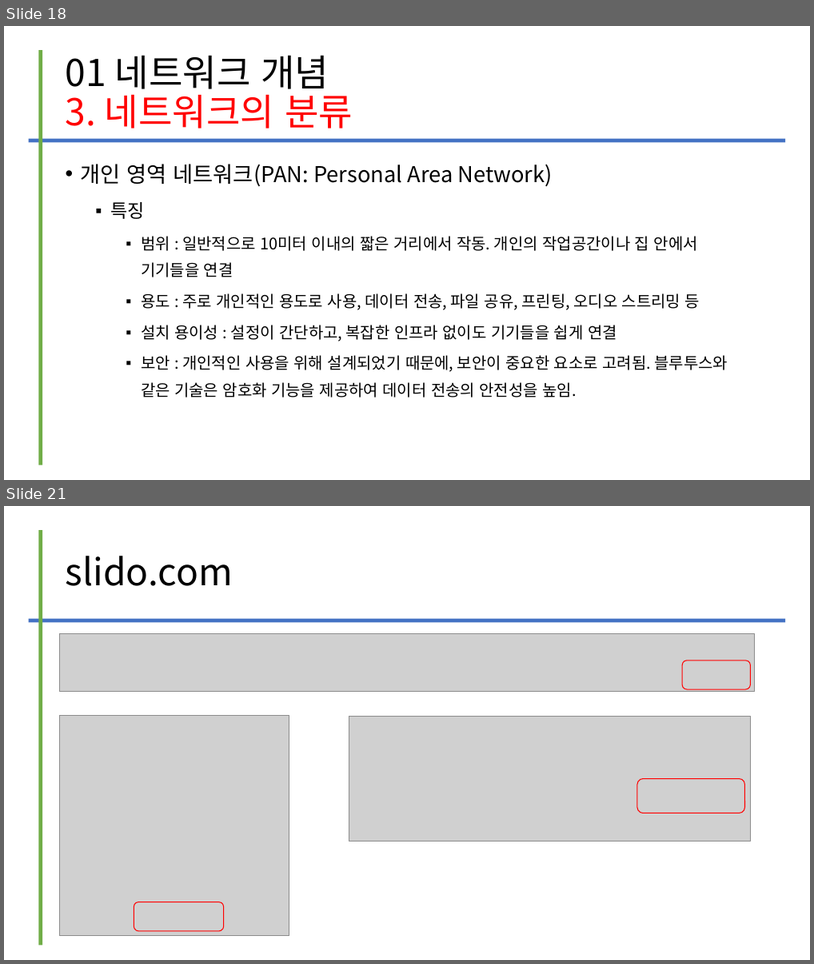
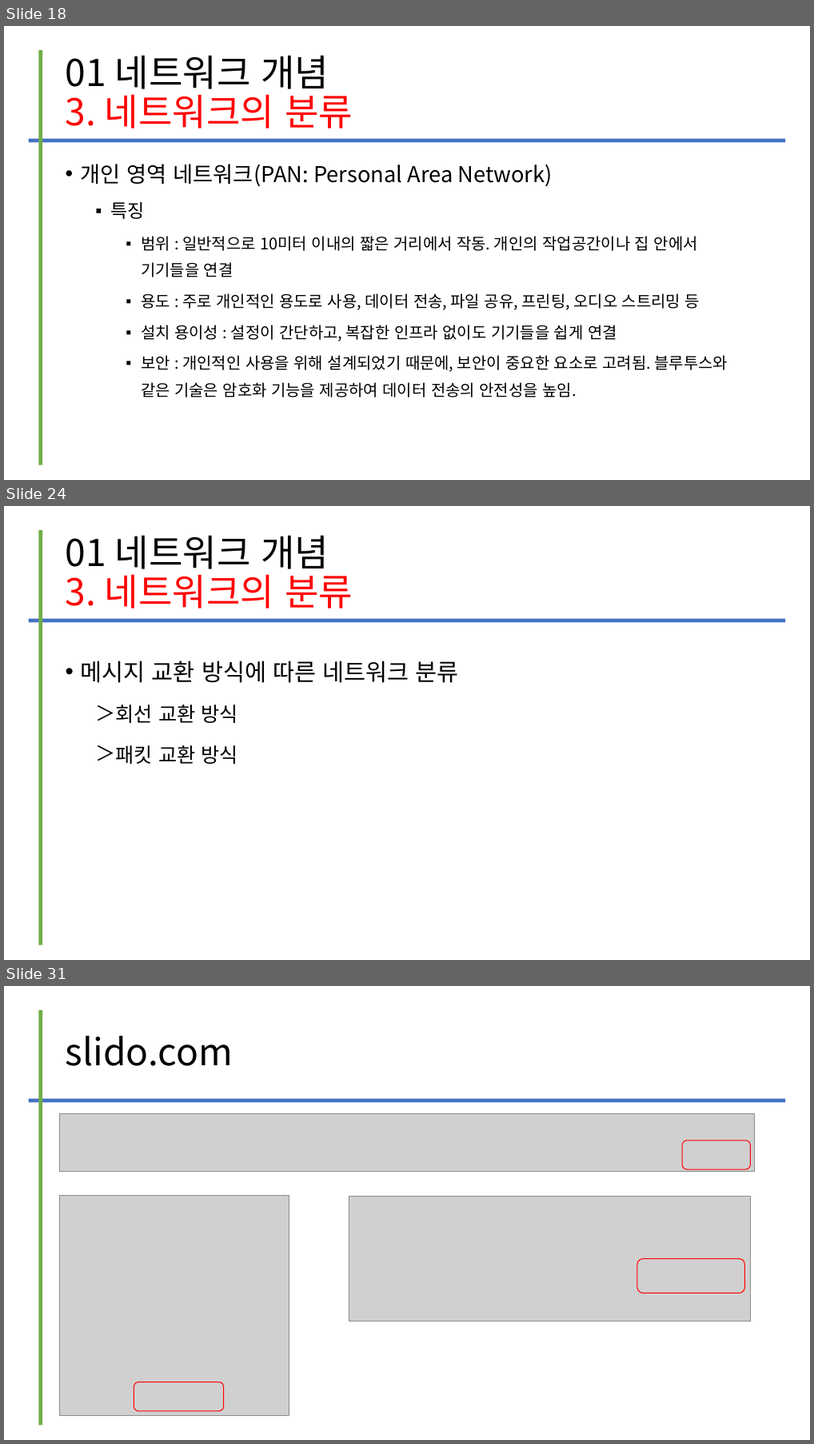
Before and after one commit to kig2929kig/2025-1-network, a slide deck: 컴퓨터 네트워크 - I. 네트워크의 이해.ppt. Shown one above the other, each under a label of ours: slides 18 and 21 before the commit, slides 18, 24 and 31 after it; the slides between them are not shown. The pictures are 814x964 and 814x1444 pixels, drawn with LibreOffice and Linux fonts; fonts in the diff are those of the drawing; grey boxes stand for pictures. Boxes give left, top, right and bottom in pixels: in the first picture for what was removed or moved away, otherwise in the second. Text is boxed around its words. In the diff, an @@ line names an element or a change of style, - is before the commit and + after.

```diff
--- a/컴퓨터 네트워크 - I. 네트워크의 이해.ppt
+++ b/컴퓨터 네트워크 - I. 네트워크의 이해.ppt
@@ slide 24 added at bbox=[4, 506, 810, 960], background #FFFFFF @@
@@ line added from (41, 530) to (41, 945), #70AD47 4.51 pt @@
@@ title added at bbox=[66, 535, 353, 608], 44 pt, text #FF0000 @@
+01 네트워크 개념
+3. 네트워크의 분류
@@ line added from (28, 620) to (786, 620), #4472C4 4.51 pt @@
@@ text added at bbox=[81, 660, 459, 764], 28 pt, text #000000 @@
+• 메시지 교환 방식에 따른 네트워크 분류
+  ＞ 회선 교환 방식
+  ＞ 패킷 교환 방식
@@ what was slide 21 is now slide 31 @@
```
Also in this commit, not shown: 12 other slides added, 3 slides removed.
